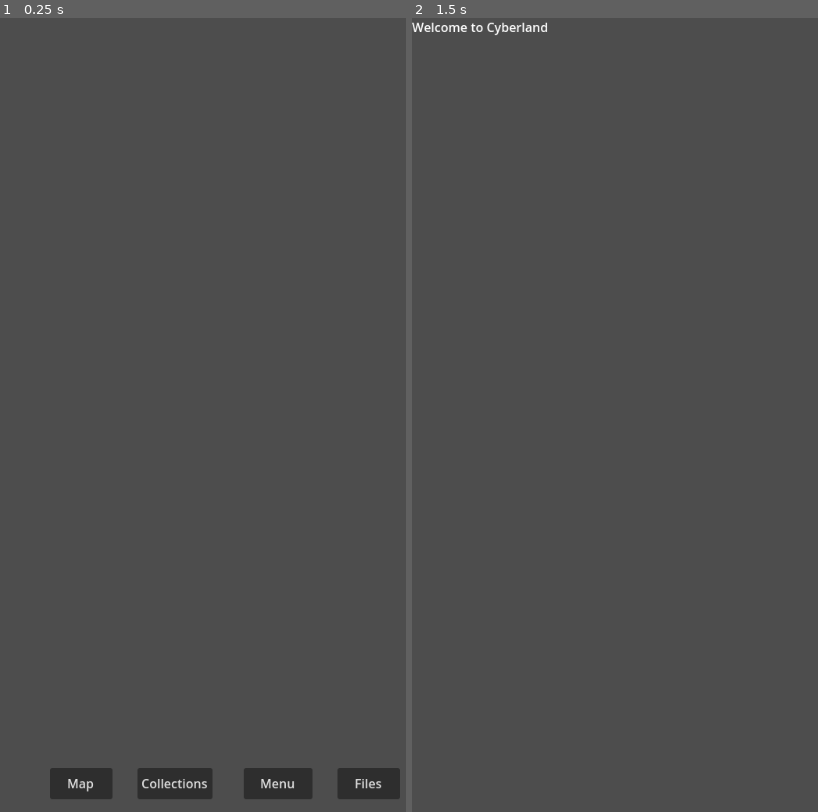
Above: before the commit, frames 1-2 (left to right).
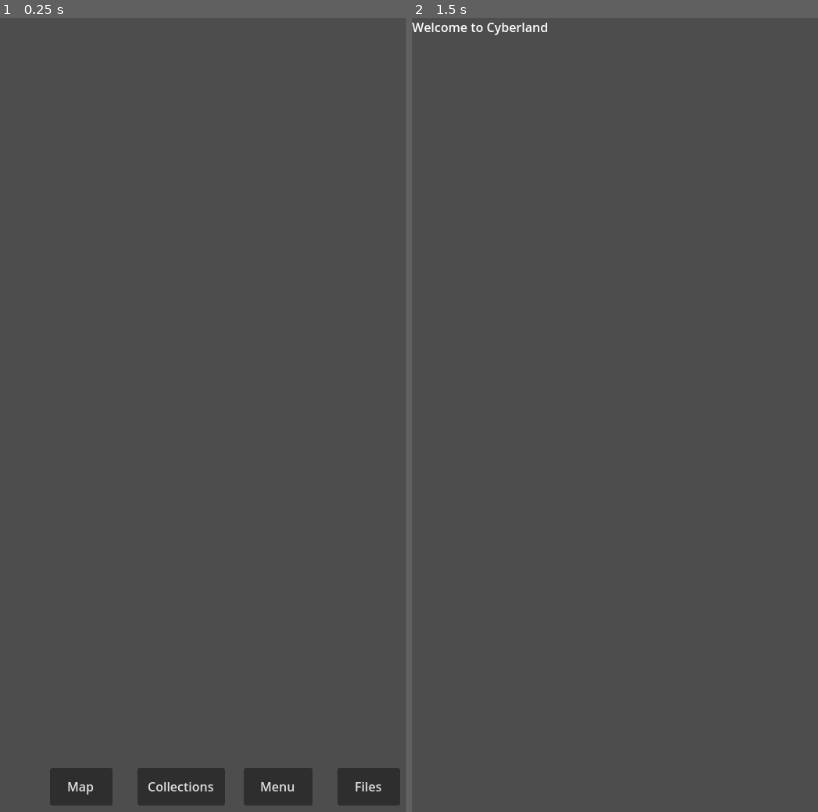
Above: after the commit, the same moments.

Repository: eyubious/cyberland-godot
Game: Godot game, scene res://login.tscn
Same seed, same stepped clock (60 frames per second), same inputs: the game is played once before the commit and once after it.
Inputs:
- Up to frame 1 (0.25 s): no input
- Up to frame 2 (1.5 s): click "Map" at 0.5 s; tap Enter at 1.25 s

The runs differ from the first frame. In frame 1, 1.0% of the frame differs, in the area x 12-99%, y 94-100%; in frame 2, nothing differs.

Commit message:
Trying to standardize the bottom menu

Diff:
--- a/MapBtn.gd
+++ b/login.gd
@@ -1,4 +1,4 @@
-extends Button
+extends Node2D
 
 # Called when the node enters the scene tree for the first time.
 func _ready():
@@ -10,16 +10,16 @@
 	pass
 
 
+func _on_map_btn_pressed():
+	get_tree().change_scene_to_file("res://cyberland_map.tscn")
+
+
 func _on_collections_btn_pressed():
 	get_tree().change_scene_to_file("res://collections.tscn")
 
 
-func _on_menu_pressed():
+func _on_menu_btn_pressed():
 	get_tree().change_scene_to_file("res://main_menu.tscn")
-
-
-func _on_pressed():
-	get_tree().change_scene_to_file("res://cyberland_map.tscn")
 
 
 func _on_files_btn_pressed():
--- a/login.tscn
+++ b/login.tscn
@@ -1,42 +1,42 @@
-[gd_scene load_steps=2 format=3 uid="uid://bmmt6man7fm48"]
+[gd_scene load_steps=3 format=3 uid="uid://bmmt6man7fm48"]
 
-[ext_resource type="Script" path="res://MapBtn.gd" id="1_kl6yq"]
+[ext_resource type="Script" path="res://login.gd" id="1_082vf"]
+
+[sub_resource type="Theme" id="Theme_ac7ox"]
 
 [node name="Login" type="Node2D"]
+script = ExtResource("1_082vf")
 
 [node name="MapBtn" type="Button" parent="."]
 offset_left = 64.0
 offset_top = 960.0
 offset_right = 144.0
-offset_bottom = 1000.0
+offset_bottom = 1008.0
+theme = SubResource("Theme_ac7ox")
 text = "Map"
-script = ExtResource("1_kl6yq")
 
 [node name="FilesBtn" type="Button" parent="."]
 offset_left = 432.0
 offset_top = 960.0
 offset_right = 512.0
-offset_bottom = 1000.0
+offset_bottom = 1008.0
 text = "Files"
-script = ExtResource("1_kl6yq")
 
 [node name="MenuBtn" type="Button" parent="."]
 offset_left = 312.0
 offset_top = 960.0
 offset_right = 400.0
-offset_bottom = 1000.0
+offset_bottom = 1008.0
 text = "Menu"
-script = ExtResource("1_kl6yq")
 
 [node name="CollectionsBtn" type="Button" parent="."]
 offset_left = 176.0
 offset_top = 960.0
-offset_right = 272.0
-offset_bottom = 1000.0
-text = "Collections
-"
+offset_right = 288.0
+offset_bottom = 1008.0
+text = "Collections"
 
-[connection signal="pressed" from="MapBtn" to="MapBtn" method="_on_pressed"]
-[connection signal="pressed" from="FilesBtn" to="MapBtn" method="_on_files_btn_pressed"]
-[connection signal="pressed" from="MenuBtn" to="MapBtn" method="_on_menu_pressed"]
-[connection signal="pressed" from="CollectionsBtn" to="MapBtn" method="_on_collections_btn_pressed"]
+[connection signal="pressed" from="MapBtn" to="." method="_on_map_btn_pressed"]
+[connection signal="pressed" from="FilesBtn" to="." method="_on_files_btn_pressed"]
+[connection signal="pressed" from="MenuBtn" to="." method="_on_menu_btn_pressed"]
+[connection signal="pressed" from="CollectionsBtn" to="." method="_on_collections_btn_pressed"]
--- a/main_menu.gd
+++ b/main_menu.gd
@@ -22,14 +22,11 @@
 func _on_questions_btn_pressed():
 	get_tree().change_scene_to_file("")
 
-
 func _on_avatar_btn_pressed():
 	get_tree().change_scene_to_file("")
-
 
 func _on_files_btn_pressed():
 	get_tree().change_scene_to_file("res://files.tscn")
 
-
 func _on_resources_btn_pressed():
 	get_tree().change_scene_to_file("")
--- a/main_menu.tscn
+++ b/main_menu.tscn
@@ -59,6 +59,12 @@
 scale = Vector2(1.00508, 1.10458)
 text = "Resources"
 
+[node name="ProgressBar" type="ProgressBar" parent="."]
+offset_left = 256.0
+offset_top = 520.0
+offset_right = 328.0
+offset_bottom = 547.0
+
 [connection signal="pressed" from="MapBtn" to="." method="_on_map_btn_pressed"]
 [connection signal="pressed" from="AvatarBtn" to="." method="_on_avatar_btn_pressed"]
 [connection signal="pressed" from="FilesBtn" to="." method="_on_files_btn_pressed"]
